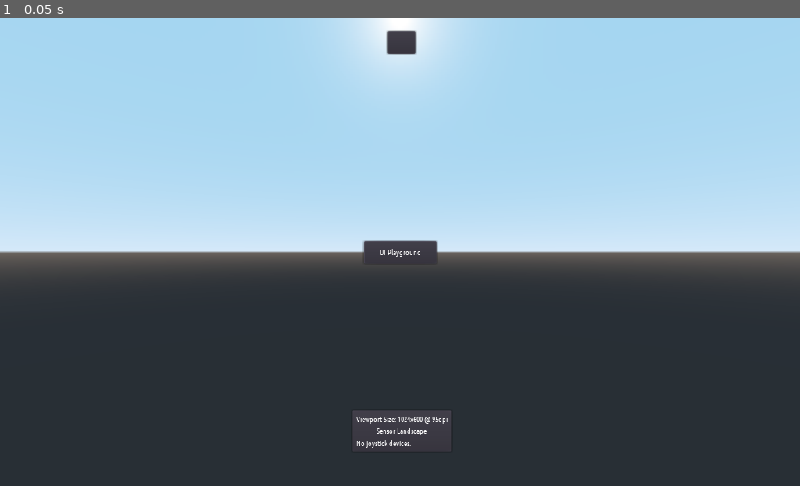
Above: before the commit, frame 1.
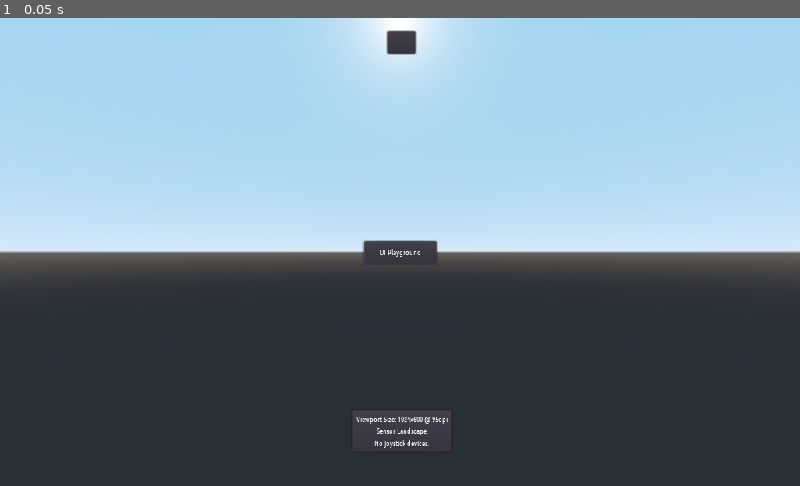
Above: after the commit, the same moment.

Repository: AnmAtAnm/uiplayground-for-godot
Game: Godot game, scene res://Main.tscn
Same seed, same stepped clock (60 frames per second), same inputs: the game is played once before the commit and once after it.
Inputs:
- Up to frame 1 (0.05 s): no input

The runs differ from the first frame. In frame 1, less than 0.1% of the frame differs, in the area x 44-54%, y 90-92%.

Commit message:
UI correction

Diff:
--- a/HUD.tscn
+++ b/HUD.tscn
@@ -55,6 +55,7 @@
 margin_top = 23.0
 margin_right = 92.0
 margin_bottom = 42.0
+align = 1
 script = ExtResource( 1 )
 
 [node name="InputLogBG" type="PanelContainer" parent="."]
@@ -66,6 +67,7 @@
 margin_top = -16.0
 margin_right = 20.0
 margin_bottom = 16.0
+grow_horizontal = 2
 __meta__ = {
 "_edit_use_anchors_": false
 }
